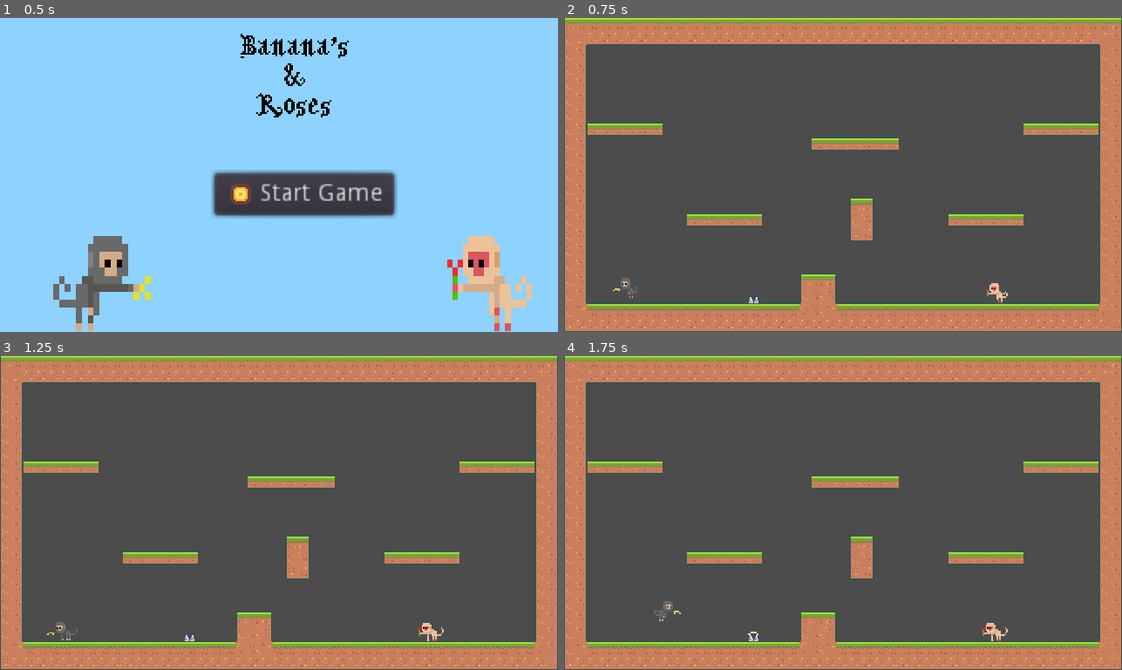
Above: before the commit, frames 1-4 (two rows, left to right).
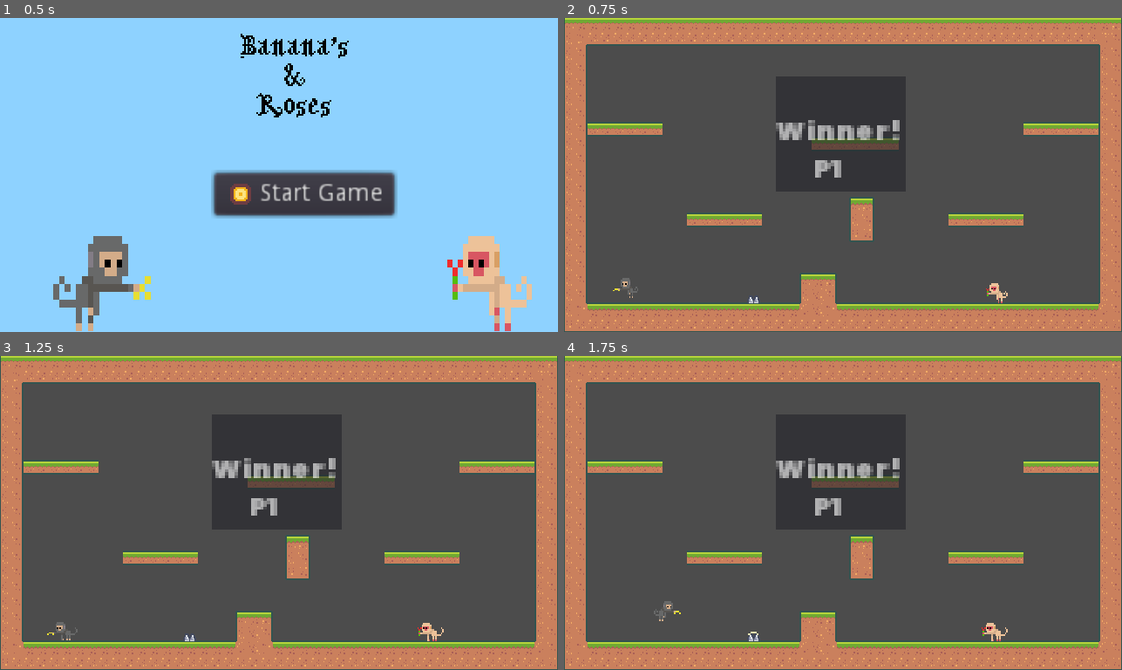
Above: after the commit, the same moments.

Repository: lWardenl/Godot-Platformer2D
Game: Godot game, scene res://Assets/Scenes/MainMenu.tscn
Two runs of this game, one before a commit and one after it. Both use one fixed random seed, a clock stepped at 60 frames per second and the inputs below.
Inputs:
- Up to frame 1 (0.5 s): no input
- Up to frame 2 (0.75 s): click "Start Game" at 0.5 s
- Up to frame 3 (1.25 s): no input
- Up to frame 4 (1.75 s): hold D (move_right) from 1.28 s (still down); tap G (shoot) at 1.35 s; tap F (jump) at 1.52 s

Frame 1 is identical in both runs. In frame 2, 8.4% of the frame differs, in the area x 37-62%, y 18-56%; in frame 3, 8.4%; in frame 4, 8.4%.

Commit message:
fonts

Diff:
--- a/Assets/Scenes/Arena.tscn
+++ b/Assets/Scenes/Arena.tscn
@@ -1,10 +1,11 @@
-[gd_scene load_steps=7 format=2]
+[gd_scene load_steps=9 format=2]
 
 [ext_resource path="res://Assets/Scenes/Player2.tscn" type="PackedScene" id=1]
 [ext_resource path="res://Assets/Scenes/Spikes.tscn" type="PackedScene" id=2]
 [ext_resource path="res://Assets/Scenes/GameCamera.tscn" type="PackedScene" id=3]
 [ext_resource path="res://Assets/Scenes/Player.tscn" type="PackedScene" id=4]
 [ext_resource path="res://Assets/TileMap/TilemapNode.tres" type="TileSet" id=5]
+[ext_resource path="res://Assets/Poppins-Black.ttf" type="DynamicFontData" id=6]
 
 [sub_resource type="GDScript" id=1]
 script/source = "extends Node
@@ -30,6 +31,10 @@
 	create_player(suffix,player.position)
 "
 
+[sub_resource type="DynamicFont" id=2]
+size = 8
+font_data = ExtResource( 6 )
+
 [node name="BaseLevel" type="Node"]
 script = SubResource( 1 )
 
@@ -39,6 +44,22 @@
 cell_size = Vector2( 18, 18 )
 format = 1
 tile_data = PoolIntArray( -917514, 1, 0, -917513, 1, 1, -917512, 1, 1, -917511, 1, 1, -917510, 1, 1, -917509, 1, 1, -91 …(4901 unchanged characters)…
+
+[node name="Panel" type="Panel" parent="."]
+modulate = Color( 1, 1, 1, 0.619608 )
+margin_top = -198.0
+margin_right = 40.0
+margin_bottom = -158.0
+rect_scale = Vector2( 4.69677, 3.44571 )
+
+[node name="RichTextLabel" type="RichTextLabel" parent="Panel"]
+margin_right = 40.0
+margin_bottom = 40.0
+custom_fonts/normal_font = SubResource( 2 )
+text = "  Winner!
+		   P1"
+fit_content_height = true
+scroll_active = false
 
 [node name="Player" parent="." instance=ExtResource( 4 )]
 position = Vector2( -216, 45 )
--- a/Assets/Scenes/Banana.tscn
+++ b/Assets/Scenes/Banana.tscn
@@ -2,7 +2,6 @@
 
 [ext_resource path="res://Assets/Sprites/Players/Player 1/banan.png" type="Texture" id=1]
 [ext_resource path="res://Assets/Scripts/Weapon.gd" type="Script" id=2]
-
 
 [sub_resource type="RectangleShape2D" id=1]
 extents = Vector2( 7.5, 2 )
--- a/Assets/Scenes/Player2.tscn
+++ b/Assets/Scenes/Player2.tscn
@@ -74,7 +74,6 @@
 scale = Vector2( -1, 1 )
 frames = SubResource( 2 )
 animation = "Idle"
-frame = 1
 playing = true
 
 [node name="CollisionShape2D" type="CollisionShape2D" parent="."]
Binary file added: Assets/Poppins-Black.ttf
Binary file added: Assets/Poppins-Bold.ttf
